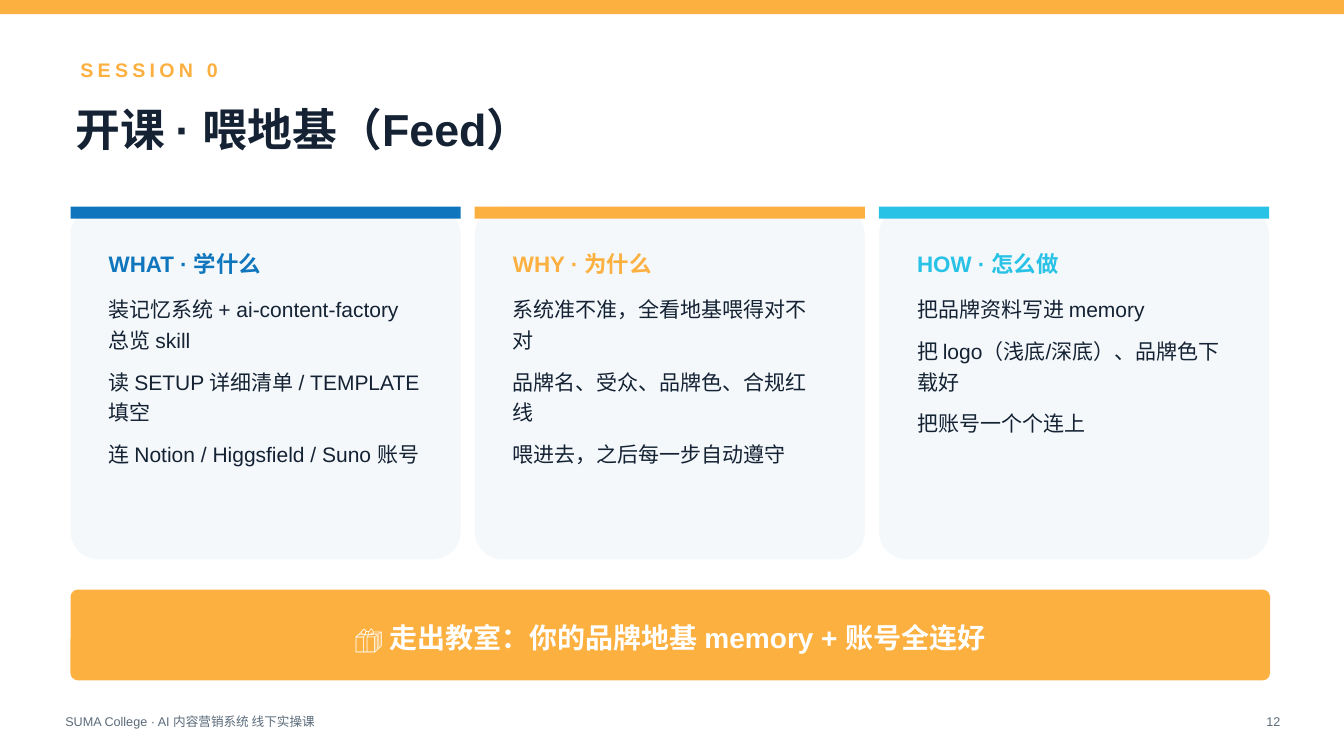
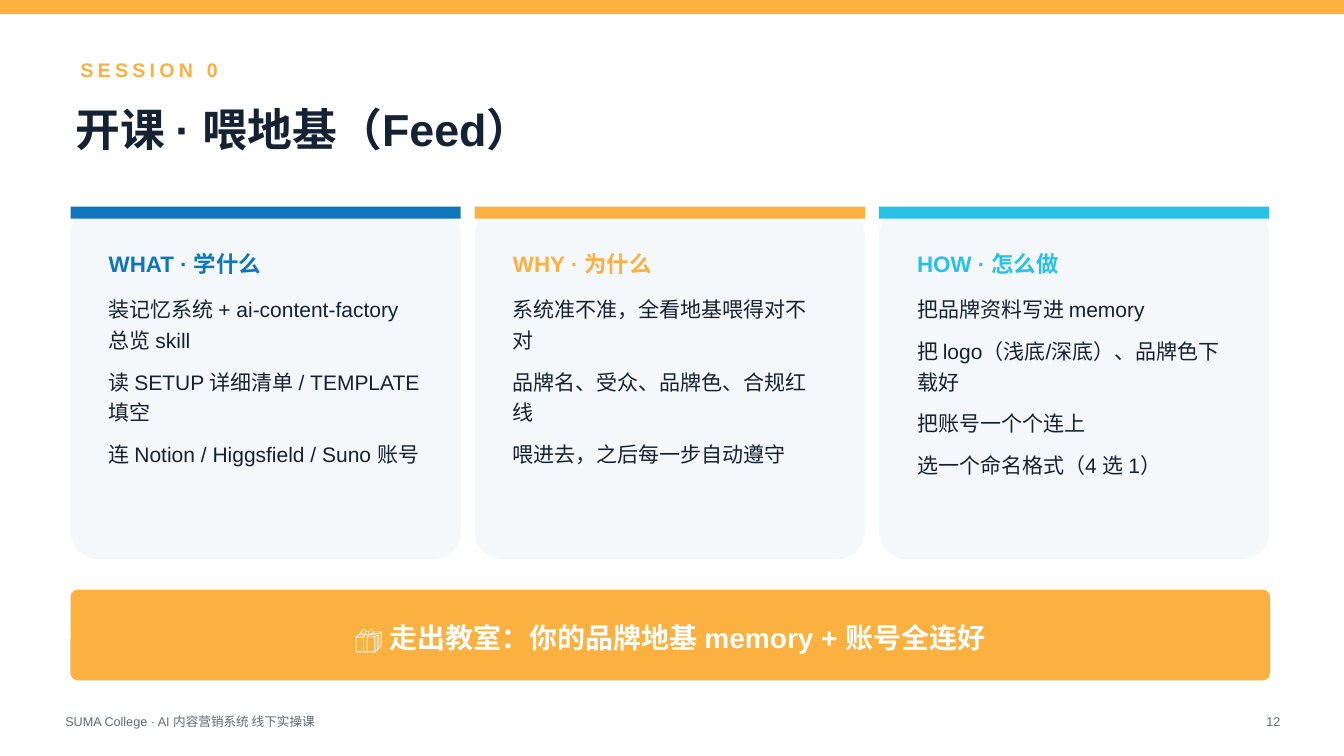
Before and after one commit to cindylearn/ai-content-course-B-cmo, a slide deck: slide 14 of 交付物-doc-pdf-ppt/AI内容课_VerB_CMO战略版_幻灯片_可编辑源(PPTX含NLP备注).pptx. Drawn at 1344x756 pixels with LibreOffice and Linux fonts; fonts in the diff are those of the drawing. Boxes give left, top, right and bottom in pixels: in the first picture for what was removed or moved away, otherwise in the second. Text is boxed around its words. In the diff, an @@ line names an element or a change of style, - is before the commit and + after.

```diff
--- a/交付物-doc-pdf-ppt/AI内容课_VerB_CMO战略版_幻灯片_可编辑源(PPTX含NLP备注).pptx
+++ b/交付物-doc-pdf-ppt/AI内容课_VerB_CMO战略版_幻灯片_可编辑源(PPTX含NLP备注).pptx
@@ text at (x1=917, y1=455, x2=1161, y2=475): paragraph added @@
+选一个命名格式（4 选 1）
```
Also in this commit, not shown: 1 other slide changed, 1 other file.
